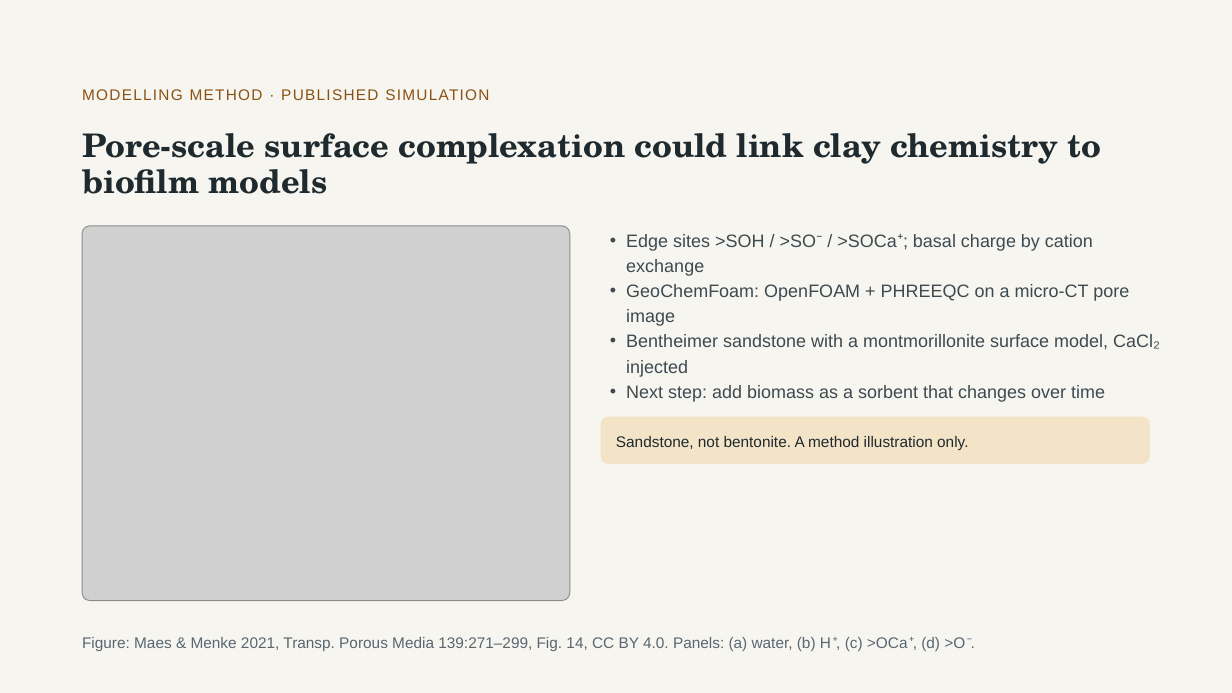
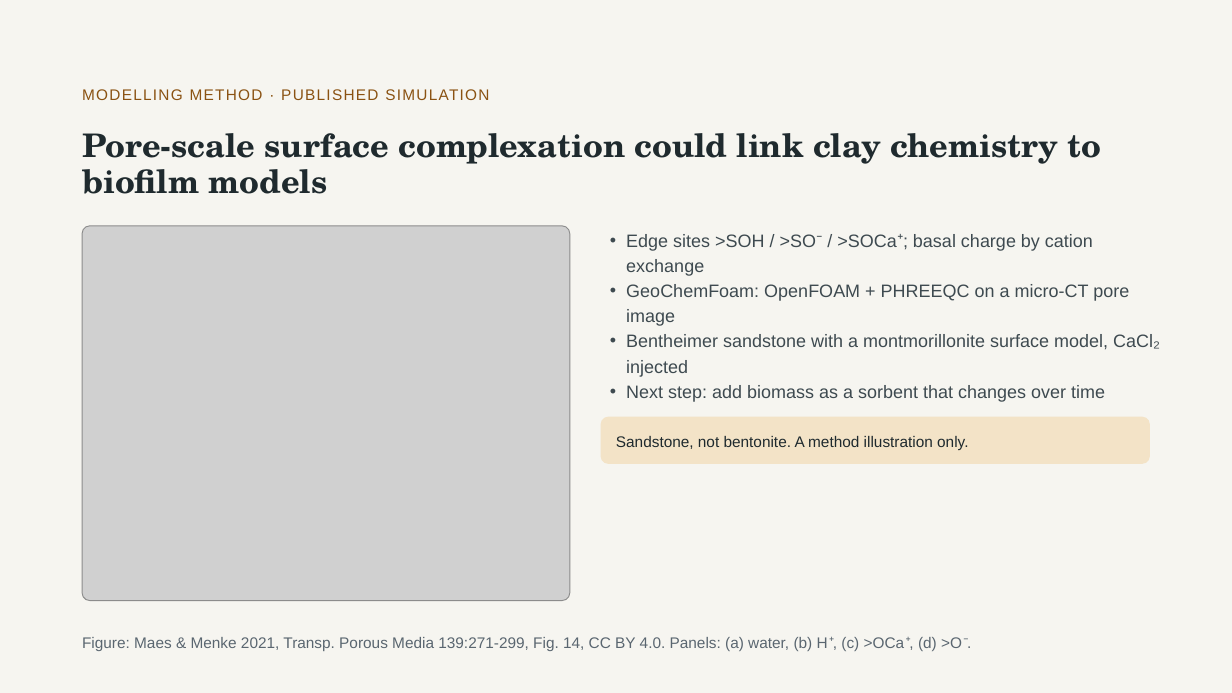
Before and after one commit to aurascoper/flow-cytometry-model-bridge, a slide deck: slide 9 of presentations/Clay_Microbes_Metal_22slides_Flow_Cytometry_Addendum.pptx. Drawn at 1232x693 pixels with LibreOffice and Linux fonts; fonts in the diff are those of the drawing; grey boxes stand for pictures. Boxes give left, top, right and bottom in pixels: in the first picture for what was removed or moved away, otherwise in the second. Text is boxed around its words. In the diff, an @@ line names an element or a change of style, - is before the commit and + after.

```diff
--- a/presentations/Clay_Microbes_Metal_22slides_Flow_Cytometry_Addendum.pptx
+++ b/presentations/Clay_Microbes_Metal_22slides_Flow_Cytometry_Addendum.pptx
@@ text at [82, 637, 962, 651]: text changed @@
-Figure: Maes & Menke 2021, Transp. Porous Media 139:271–299, Fig. 14, CC BY 4.0. Panels: (a) water, (b) H⁺, (c) >OCa⁺, (d) >O⁻.
+Figure: Maes & Menke 2021, Transp. Porous Media 139:271-299, Fig. 14, CC BY 4.0. Panels: (a) water, (b) H⁺, (c) >OCa⁺, (d) >O⁻.
```
Also in this commit, not shown: 14 other slides changed, 35 other files.
